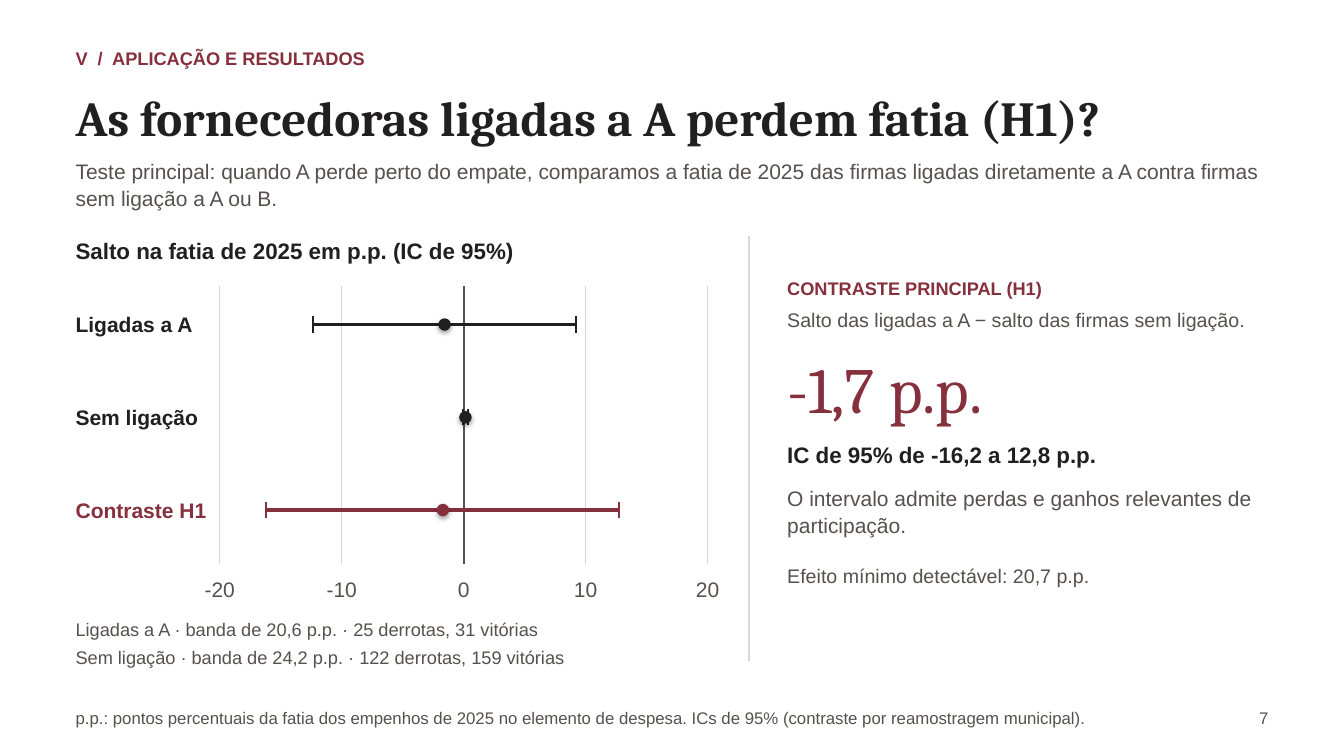
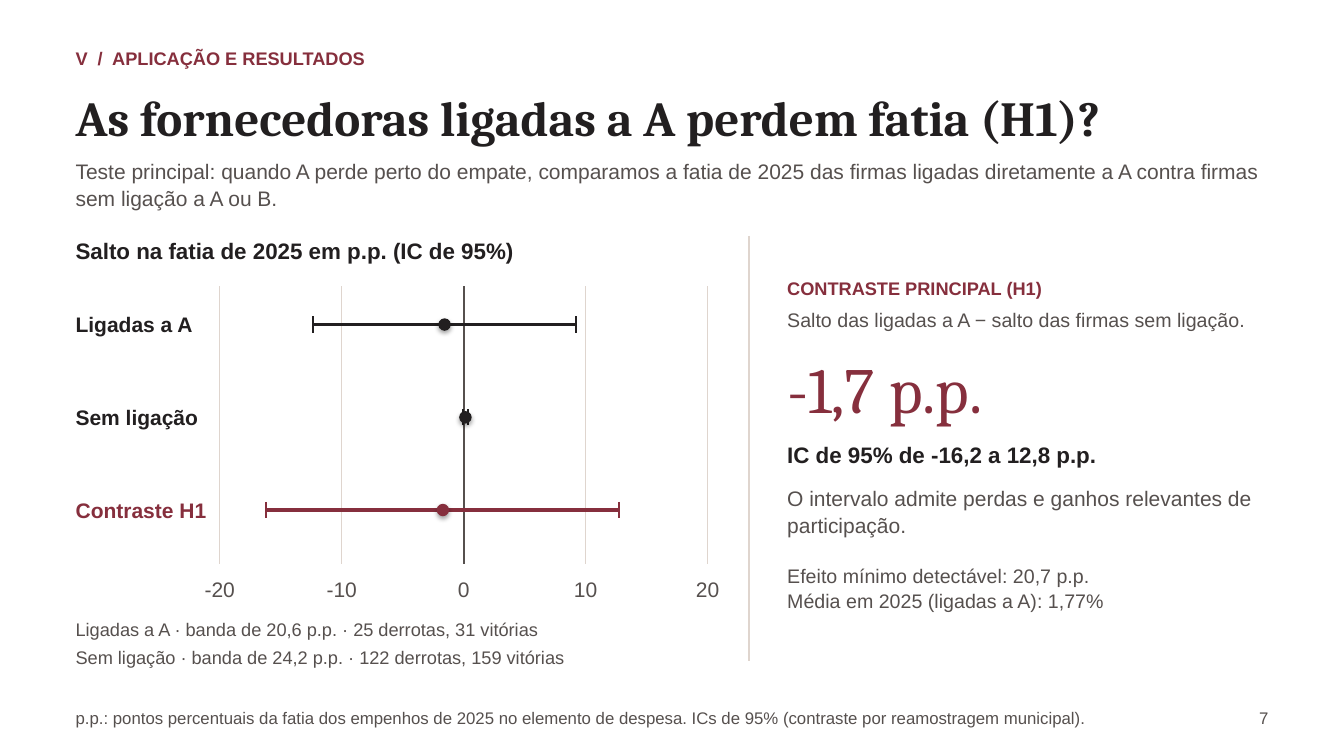
Before and after one commit to rafaelt0/redes-empresariais-alternancia-politica, a slide deck: slide 7 of output/deck.pptx. Drawn at 1344x756 pixels with LibreOffice and Linux fonts; fonts in the diff are those of the drawing. Boxes give left, top, right and bottom in pixels: in the first picture for what was removed or moved away, otherwise in the second. Text is boxed around its words. In the diff, an @@ line names an element or a change of style, - is before the commit and + after.

Commit message:
feat: esclarecer resultados e limites da H2 nos slides
- Explicitar o sinal do contraste e o resultado do placebo pré-eleitoral
- Incluir média de 2025 e efeito mínimo detectável no slide de H1
- Atualizar os guias de fala com o salto pré-eleitoral da coorte B

```diff
--- a/output/deck.pptx
+++ b/output/deck.pptx
@@ text at (787,568,1104,612): text changed @@
-Efeito mínimo detectável: 20,7 p.p.
+Efeito mínimo detectável: 20,7 p.p.
+Média em 2025 (ligadas a A): 1,77%
```
Also in this commit, not shown: 3 other slides changed, 6 other files.
